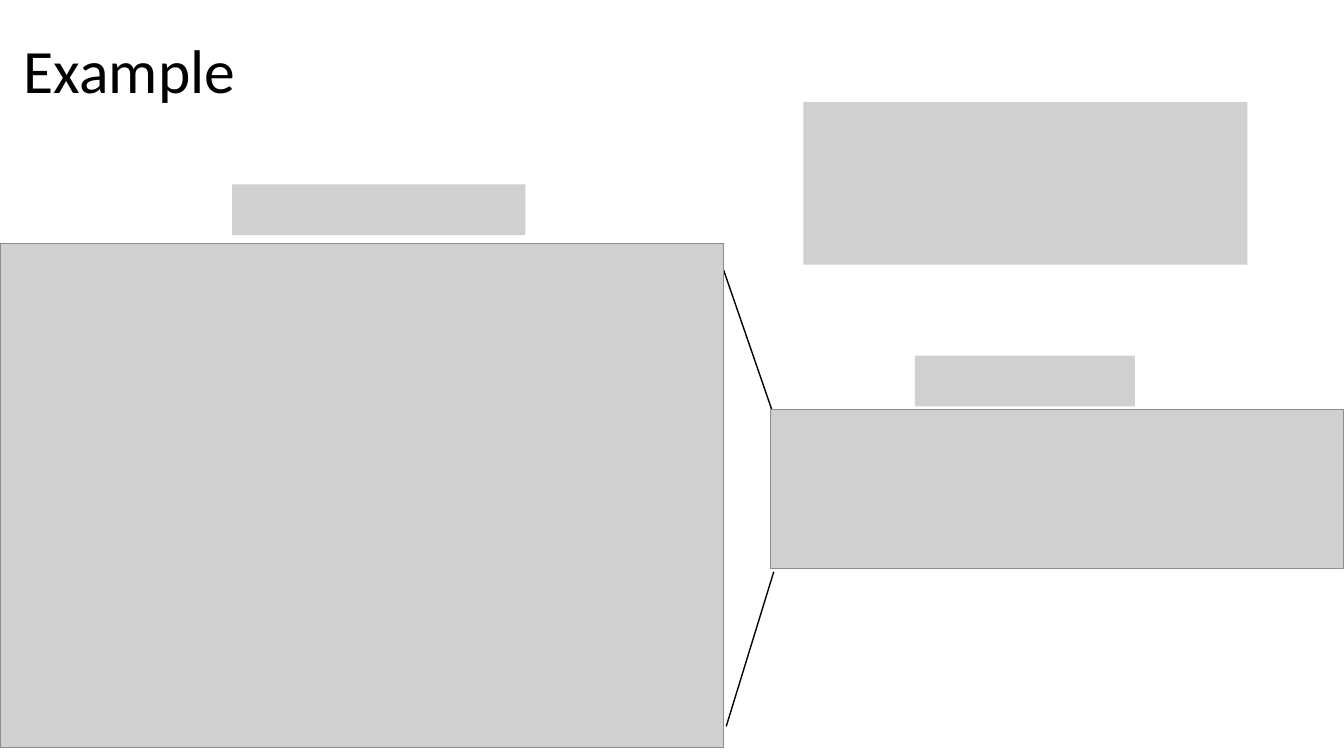
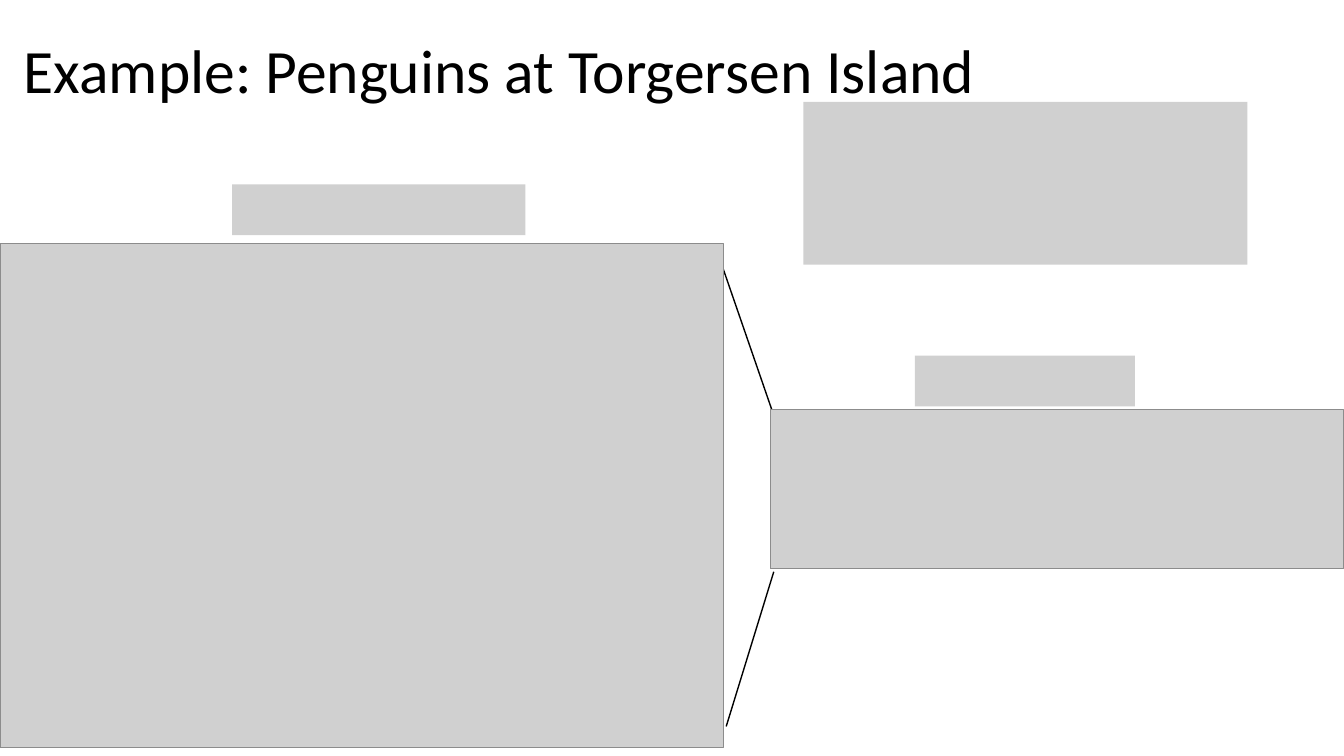
Before and after one commit to Jarred6068/Kvamme_UI_STAT251, a slide deck: slide 3 of docs/lecture_slides/Week 1/Week1_Lecture2_Slides_1_12_2024.pptx. Drawn at 1344x756 pixels with LibreOffice and Linux fonts; fonts in the diff are those of the drawing; grey boxes stand for pictures. Boxes give left, top, right and bottom in pixels: in the first picture for what was removed or moved away, otherwise in the second. Text is boxed around its words. In the diff, an @@ line names an element or a change of style, - is before the commit and + after.

Commit message:
Update lecture 2 slide 3 tables
Rebuilt the Week 1 Lecture 2 slide 3 images and deck artifacts using real Torgersen Island penguin data, adding the source CSV and table-rendering script under `docs/assets/`. The regenerated PDFs/HTML outputs and related site menus now reflect the updated slide assets.

```diff
--- a/docs/lecture_slides/Week 1/Week1_Lecture2_Slides_1_12_2024.pptx
+++ b/docs/lecture_slides/Week 1/Week1_Lecture2_Slides_1_12_2024.pptx
@@ title at (24,50,974,107): text changed @@
-Example
+Example: Penguins at Torgersen Island
```
Also in this commit, not shown: 27 other files.
